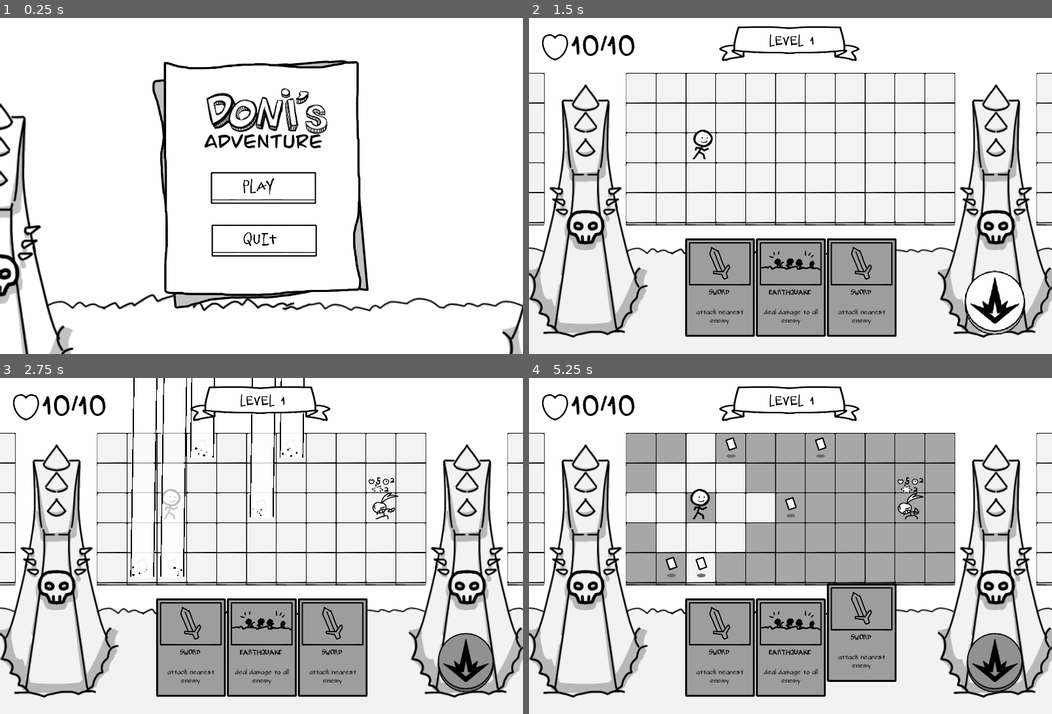
Above: before the commit, frames 1-4 (two rows, left to right).
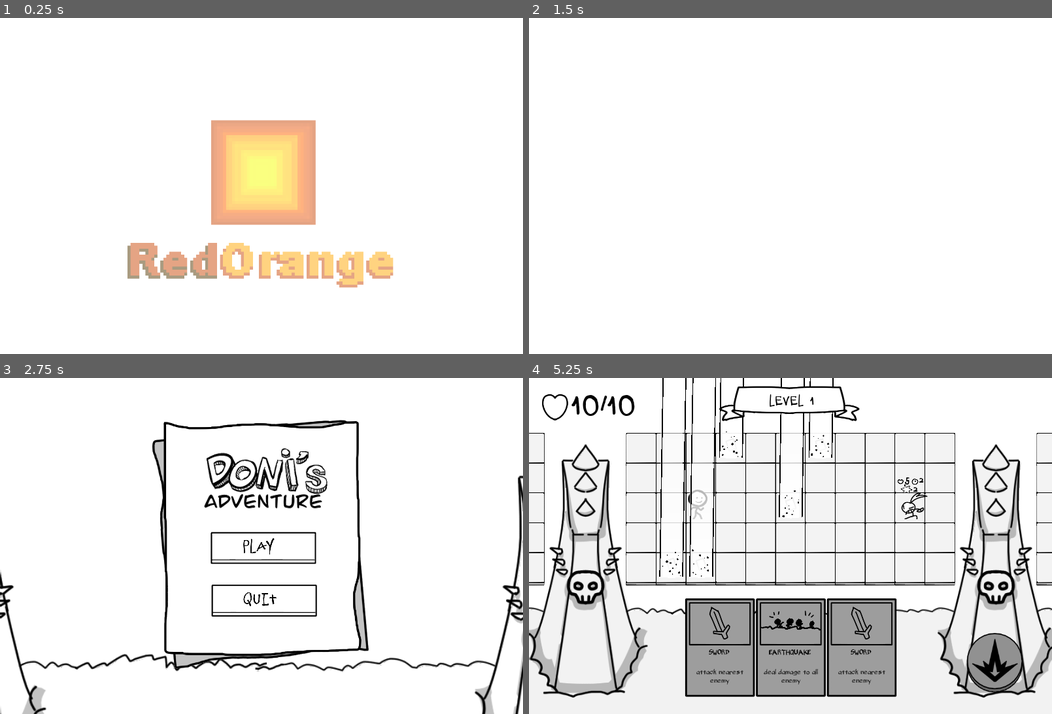
Above: after the commit, the same moments.

Repository: Frmeta/doni-adventure
Game: Godot game, scene res://scene/Splash.tscn
The game is run twice, just before and just after one commit, with the same random seed, the same clock (stepped at 60 frames per second) and the same inputs. Before the commit the project starts from res://scene/MainMenu.tscn. The engine's default icon, where the game draws it, is replaced by a stand-in: a white triangle on a blue panel in a dark square.
Inputs (mouse positions are in pixels of both pictures, inside the frame that each line leads up to):
- Up to frame 1 (0.25 s): no input
- Up to frame 2 (1.5 s): click (790, 186) at 0.5 s, where only the run before the commit has a clickable "PLAY"; click (994, 303) at 1.27 s
- Up to frame 3 (2.75 s): tap Enter (ui_accept) at 2, 2.1, 2.27, 2.57 s; move the mouse to (188, 660) at 2.02 s; click (188, 660) at 2.17 s
- Up to frame 4 (5.25 s): click (790, 546) at 2.75 s, where only the run after the commit has a clickable "PLAY"; click (994, 663) at 3.52 s; move the mouse to (790, 660) at 4.27 s; click (790, 660) at 4.35 s; tap Enter (ui_accept) at 4.52, 4.55, 4.82, 5.1 s; move the mouse to (863, 660) at 5.02 s; click (863, 660) at 5.17 s

The runs differ from the first frame. In frame 1, 16% of the frame differs, in the area x 0-100%, y 12-100%; in frame 2, 25%; in frame 3, 31%, in the area x 0-100%, y 0-100%; in frame 4, 23%.

Commit message:
implement splash screen

Diff:
--- a/project.godot
+++ b/project.godot
@@ -33,7 +33,8 @@
 [application]
 
 config/name="Doni's Adventure"
-run/main_scene="res://scene/MainMenu.tscn"
+run/main_scene="res://scene/Splash.tscn"
+boot_splash/bg_color=Color( 0.415686, 0.415686, 0.415686, 1 )
 config/icon="res://sprite/icon.png"
 
 [autoload]
--- a/scene/Level.tscn
+++ b/scene/Level.tscn
@@ -163,8 +163,8 @@
 texture = ExtResource( 10 )
 
 [node name="Transition" parent="CanvasLayer" instance=ExtResource( 15 )]
-margin_right = 65865.2
-margin_bottom = 40199.0
+margin_right = 68292.8
+margin_bottom = 41684.0
 
 [node name="HealthText" type="Label" parent="CanvasLayer"]
 margin_left = 113.0
--- /dev/null
+++ b/scene/Splash.tscn
@@ -0,0 +1,63 @@
+[gd_scene load_steps=5 format=2]
+
+[ext_resource path="res://uas/makara.png" type="Texture" id=1]
+[ext_resource path="res://font/S_font.tres" type="DynamicFont" id=2]
+[ext_resource path="res://script/SplashManager.gd" type="Script" id=3]
+[ext_resource path="res://uas/redorange-export.png" type="Texture" id=4]
+
+[node name="Node2D" type="Node2D"]
+script = ExtResource( 3 )
+_initial_delay = 0.0
+
+[node name="CanvasLayer" type="CanvasLayer" parent="."]
+
+[node name="redorange" type="TextureRect" parent="CanvasLayer"]
+anchor_left = 0.5
+anchor_top = 0.5
+anchor_right = 0.5
+anchor_bottom = 0.5
+margin_left = -1000.0
+margin_top = -600.0
+margin_right = 1000.0
+margin_bottom = 600.0
+texture = ExtResource( 4 )
+
+[node name="makara" type="TextureRect" parent="CanvasLayer"]
+anchor_left = 0.5
+anchor_top = 0.5
+anchor_right = 0.5
+anchor_bottom = 0.5
+margin_left = -500.0
+margin_top = -200.0
+margin_right = 500.0
+margin_bottom = 200.0
+texture = ExtResource( 1 )
+
+[node name="Label" type="Label" parent="CanvasLayer"]
+anchor_left = 0.5
+anchor_top = 0.5
+anchor_right = 0.5
+anchor_bottom = 0.5
+margin_left = -645.0
+margin_top = -427.0
+margin_right = 645.0
+margin_bottom = 428.0
+custom_colors/font_color = Color( 0, 0, 0, 1 )
+custom_fonts/font = ExtResource( 2 )
+text = "ASSETS
+
+Fonts:
+https://www.fontsquirrel.com/fonts/Flux
+https://www.fontsquirrel.com/fonts/Belligerent-Madness
+https://www.fontsquirrel.com/fonts/elliotsix
+
+Musics:
+https://pixabay.com/music/video-games-cruising-down-8bit-lane-159615/
+
+Sound effects:
+https://sfxr.me/
+https://pixabay.com/sound-effects/search/game/
+
+Visual art by RedOrange"
+align = 1
+valign = 1
--- /dev/null
+++ b/script/CheatManager.gd
@@ -0,0 +1,5 @@
+extends Node2D
+
+
+func _ready():
+	pass
--- /dev/null
+++ b/script/SplashManager.gd
@@ -0,0 +1,54 @@
+extends Node2D
+
+onready var cl = $CanvasLayer
+
+export var _initial_delay: float = 1
+
+var _splash_screens = []
+
+onready var _splash_screen_container = $CanvasLayer
+
+var splash_screen
+
+func _ready() -> void:
+
+	set_process_input(false)
+
+	for splash_screen in _splash_screen_container.get_children():
+		splash_screen.modulate.a = 0
+		_splash_screens.push_back(splash_screen)
+
+	yield(get_tree().create_timer(_initial_delay), "timeout")
+
+	_start_splash_screen()
+
+	set_process_input(true)
+
+
+func _input(_event: InputEvent) -> void:
+	if Input.is_action_just_pressed("ui_accept"):
+		_skip()
+
+
+func _start_splash_screen() -> void:
+	if _splash_screens.size() == 0:
+		get_tree().change_scene("res://scene/MainMenu.tscn")
+	else:
+		splash_screen = _splash_screens.pop_front()
+		print(splash_screen.modulate.a)
+		var modulate0 = splash_screen.modulate
+		modulate0.a = 0
+		var modulate1 = splash_screen.modulate
+		modulate1.a = 1
+
+		var tween = get_tree().create_tween()
+		tween.tween_property(splash_screen, "modulate", modulate1, 0.5)
+		tween.tween_property(splash_screen, "modulate", modulate1, 0.5)
+		tween.tween_property(splash_screen, "modulate", modulate0, 0.5)
+		tween.tween_callback(self, "_start_splash_screen")
+
+
+func _skip() -> void:
+	splash_screen.queue_free()
+	# _splash_screen_container.get_child(0).queue_free()
+	#_start_splash_screen()
Binary file added: uas/makara.png
Not shown, added: uas/makara.png.import
Binary file added: uas/redorange-export.png
Not shown, added: uas/redorange-export.png.import
